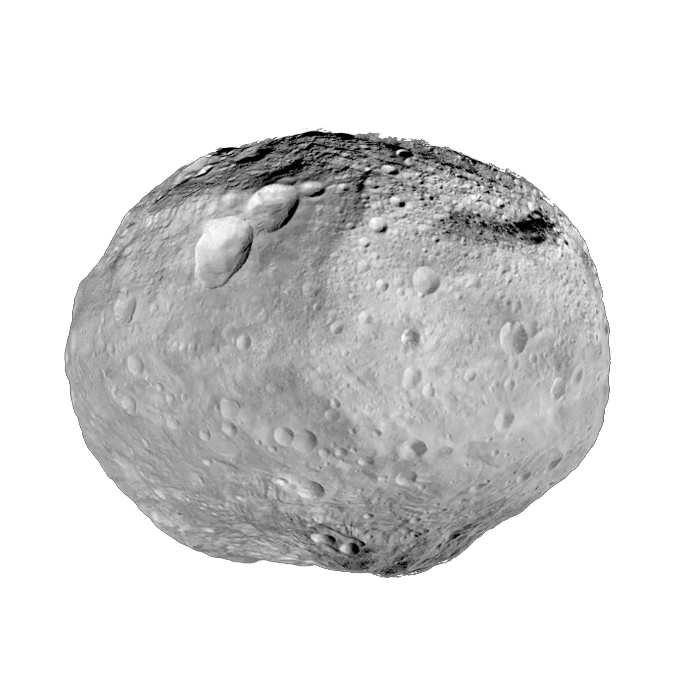
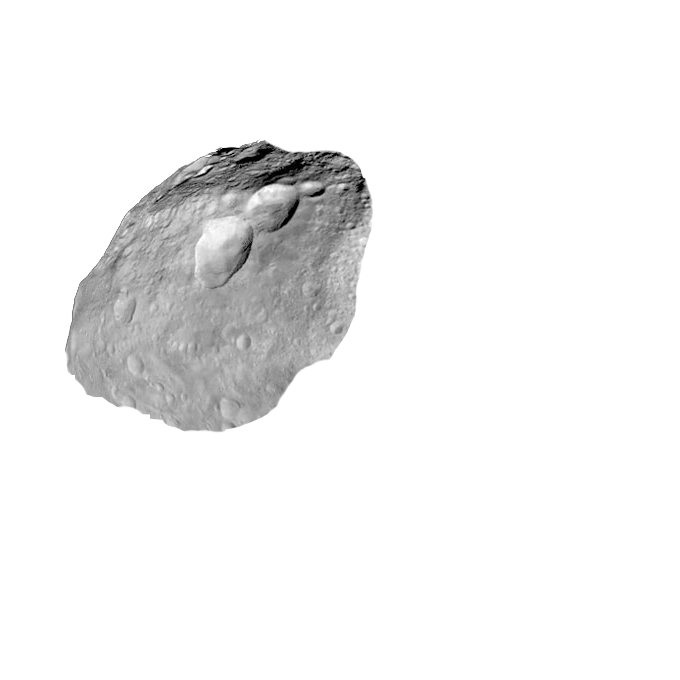
Layer changes from the first 680x680 image to the second:
added layer "Layer 2" above "Layer 3" over (64, 138, 374, 433)
hid "Background copy" over (64, 127, 611, 579)
